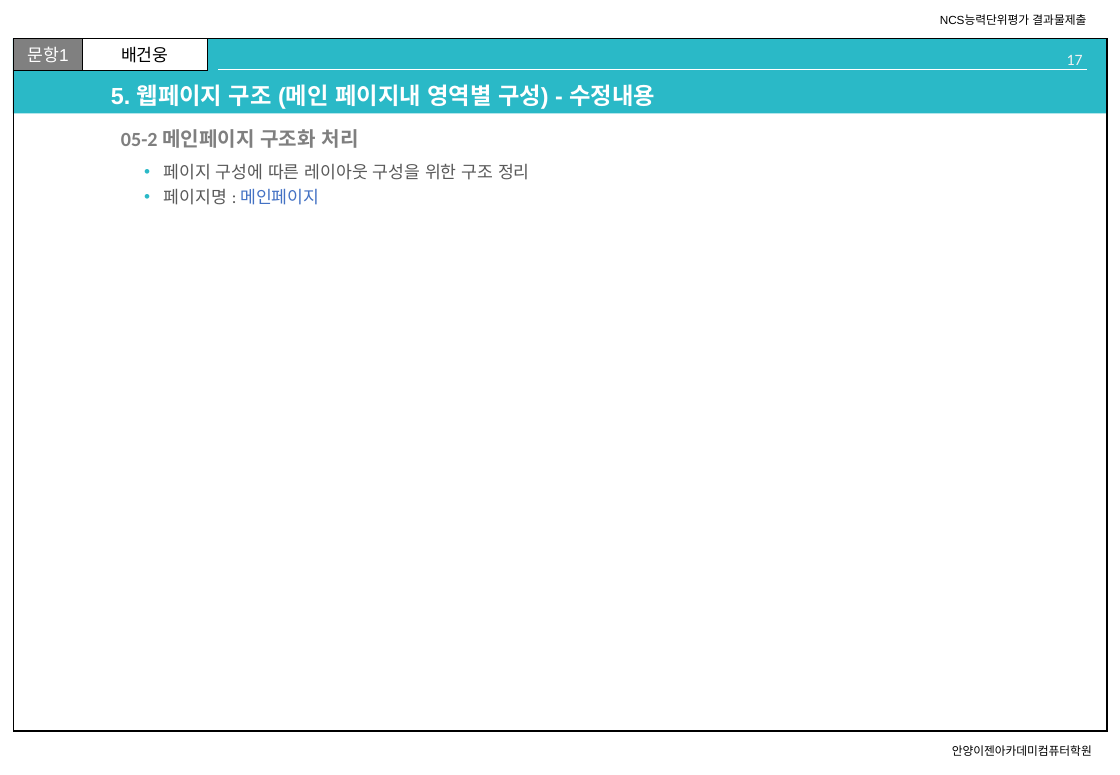
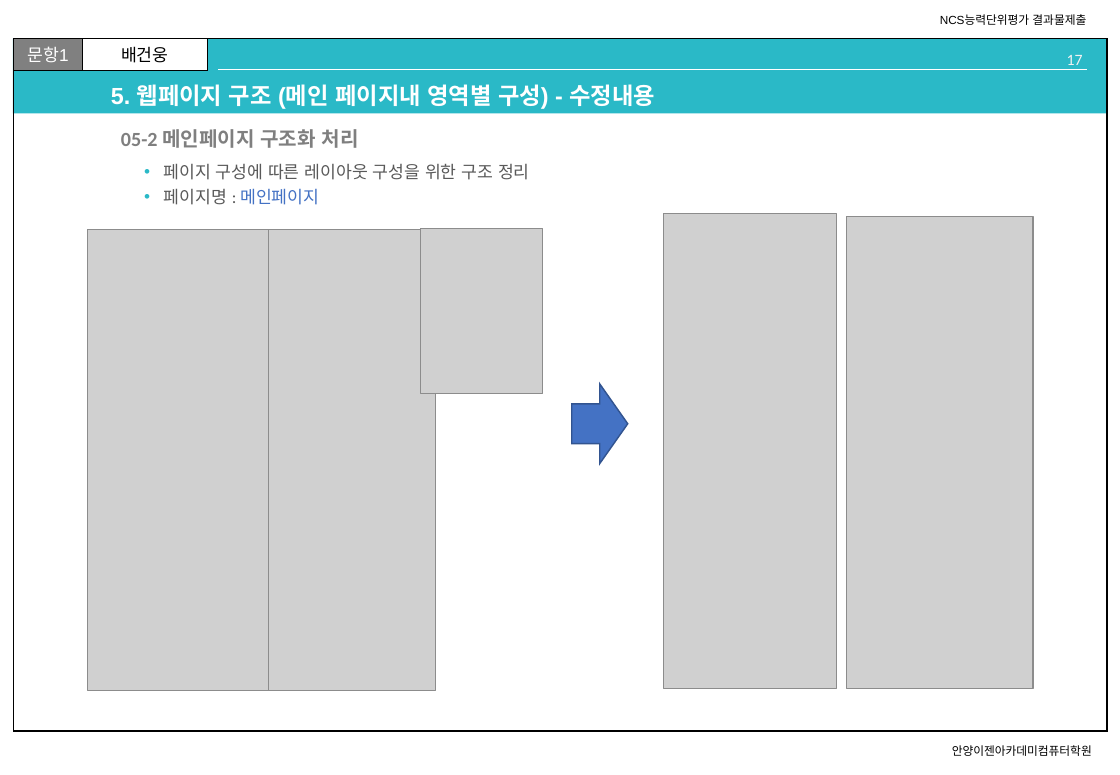
Before and after one commit to 100won-yes/100won_yes, a slide deck: slide 17 of d_homework/n_01_UIUX요구분석_제출양식.pptx. Drawn at 1120x775 pixels with LibreOffice and Linux fonts; fonts in the diff are those of the drawing; grey boxes stand for pictures. Boxes give left, top, right and bottom in pixels: in the first picture for what was removed or moved away, otherwise in the second. Text is boxed around its words. In the diff, an @@ line names an element or a change of style, - is before the commit and + after.

Commit message:
수업내용_210911

```diff
--- a/d_homework/n_01_UIUX요구분석_제출양식.pptx
+++ b/d_homework/n_01_UIUX요구분석_제출양식.pptx
@@ picture added at [87,230,268,691] @@
@@ picture added at [269,230,436,691] @@
@@ picture added at [420,229,543,394] @@
@@ picture added at [664,214,837,689] @@
@@ picture added at [846,217,1033,689] @@
@@ right arrow added at [572,385,628,464], fill #4472C4, outline #325491 1 pt @@
```
Also in this commit, not shown: 15 other slides changed, 4 other files.
